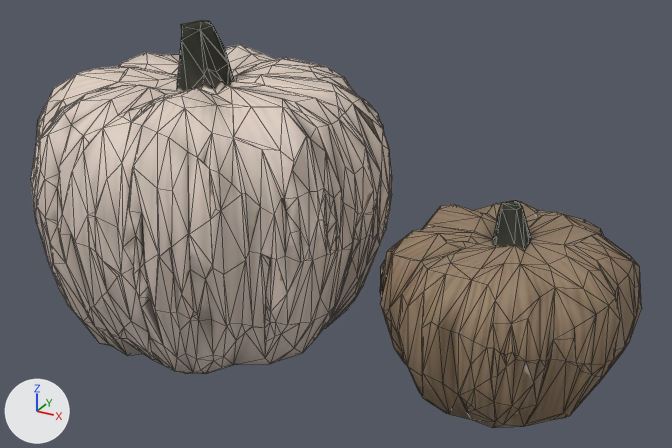
Before and after pictures for a commit that changed the glTF model public/models/shop/neutral-pumpkin.glb.
The view is the same before and after, from a 50 mm lens placed at (1.31, -2.274, 1.063), pointed at (0.061, -0.001, -0.073). Lighting does not change. The marker at lower left points along +X, +Y and +Z. The older version comes first. Mesh edges are drawn as thin lines. Vertices at exactly the same position are counted once.
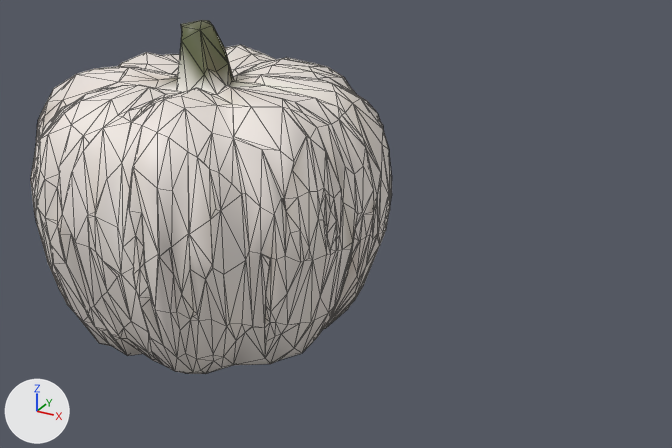
The newer file is also turned or shifted as a whole; pictures and numbers use the older file's frame.

Edits to the scene script, one JSON object a line:
```json
{"op": "add", "block": "mat_defaultmaterial", "code": ["mat_defaultmaterial = bpy.data.materials.new('DefaultMaterial')", "mat_defaultmaterial.use_nodes = True; mat_defaultmaterial.node_tree.nodes.clear()", "_N = mat_defaultmaterial.node_tree.nodes; _L = mat_defaultmaterial.node_tree.links", "n0 = _N.new('ShaderNodeOutputMaterial'); n0.name = 'Material Output'", "n1 = _N.new('ShaderNodeBsdfPrincipled'); n1.name = 'Principled BSDF'", "n2 = _N.new('ShaderNodeVertexColor'); n2.name = 'Color Attribute'", "_L.new(n1.outputs[0], n0.inputs[0])  # 'BSDF' to 'Surface'", "_L.new(n2.outputs[0], n1.inputs[0])  # 'Color' to 'Base Color'"]}
{"block": "me_mesh_0", "where": "# used by ob_mesh_0; location = (0.0, 0.0, 0.0)"}
{"block": "me_mesh_0", "where": "# verts and faces of me_mesh_0; kept vertices keep their numbers, new ones are numbered from 1546"}
{"block": "me_mesh_0", "where": "# before: 942 (0.05, 0.11, 0.28) at pixel (352, 103), 1001 (0.13, 0.17, 0.14) at pixel (381, 144), 1004 (0.11, 0.14, 0.22) at pixel (372, 121)"}
{"op": "remove", "block": "me_mesh_0", "code": "me_mesh_0.from_pydata(...)  # 1546 vertices, 3089 faces; spans x -0.95..0.95, y -0.56..0.56, z -0.49..0.49"}
{"op": "add", "block": "me_mesh_0", "code": "me_mesh_0.from_pydata(...)  # 1099 vertices, 2198 faces; spans x -0.95..0.16, y -0.56..0.56, z -0.49..0.49"}
{"block": "me_mesh_0", "change": "me_mesh_0 part 1: the loose piece of 443 vertices spanning x 0.24..0.95, y -0.3..0.43, z -0.49..0.07 is deleted"}
{"block": "me_mesh_0", "change": "me_mesh_0 part 2"}
{"op": "add", "block": "me_mesh_0", "code": "delete_vertices([1004])  # with the faces that use them"}
{"block": "me_mesh_0", "change": "me_mesh_0 part 3: 2198 faces spanning x -0.95..0.16, y -0.56..0.56, z -0.49..0.49 switch from mat_material_0 to mat_defaultmaterial"}
{"block": "me_mesh_0", "change": "other edits to the shape of me_mesh_0 do not show in these pictures"}
```

Boxes (x1, y1, x2, y2) around the edits, measured in the pictures (672 x 448 px):
```json
{"object": "Mesh_0", "change": "reshaped", "before": [31, 20, 641, 428], "after": [31, 20, 392, 374], "on screen": "41% narrower, 13% shorter"}
{"part": 1, "of": "me_mesh_0", "change": "deleted", "before": [380, 200, 641, 428], "on screen": "brown"}
{"part": 2, "of": "me_mesh_0", "change": "deleted", "before": [354, 105, 381, 143]}
{"part": 3, "of": "me_mesh_0", "change": "recoloured", "before": [31, 20, 392, 374], "after": [31, 20, 392, 374]}
```
